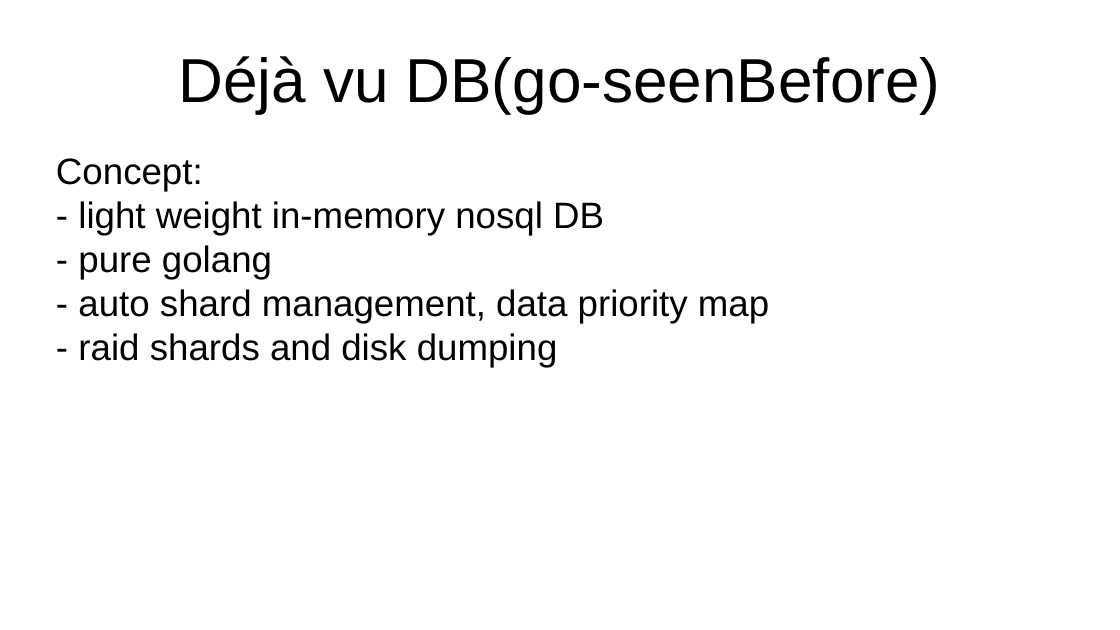
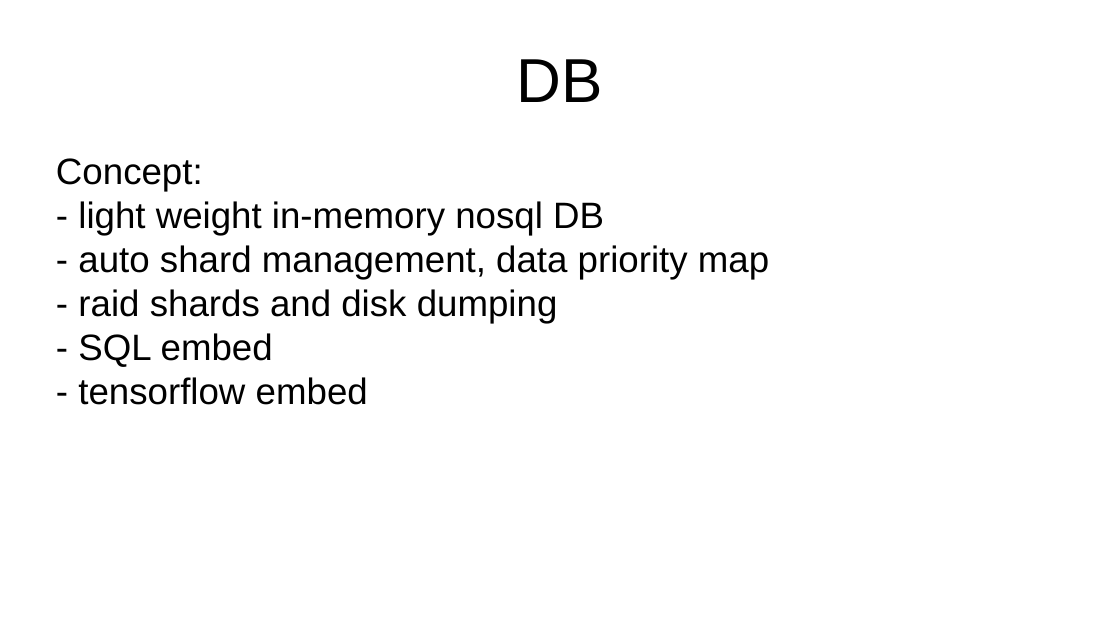
Before and after one commit to YC-Lammy/DejavuDB, a slide deck: slide 1 of doc/concept.odp. Drawn at 1120x630 pixels with LibreOffice and Linux fonts; fonts in the diff are those of the drawing. Boxes give left, top, right and bottom in pixels: in the first picture for what was removed or moved away, otherwise in the second. Text is boxed around its words. In the diff, an @@ line names an element or a change of style, - is before the commit and + after.

```diff
--- a/doc/concept.odp
+++ b/doc/concept.odp
@@ title at [517,59,603,102]: text changed @@
-Déjà vu DB(go-seenBefore)
+DB
@@ subtitle at [78,245,272,279]: paragraph removed @@
-- pure golang
@@ subtitle at [78,333,368,405]: paragraphs added @@
+- SQL embed
+- tensorflow embed
```
Also in this commit, not shown: 7 other slides changed, 2 slides added, 7 other files.
